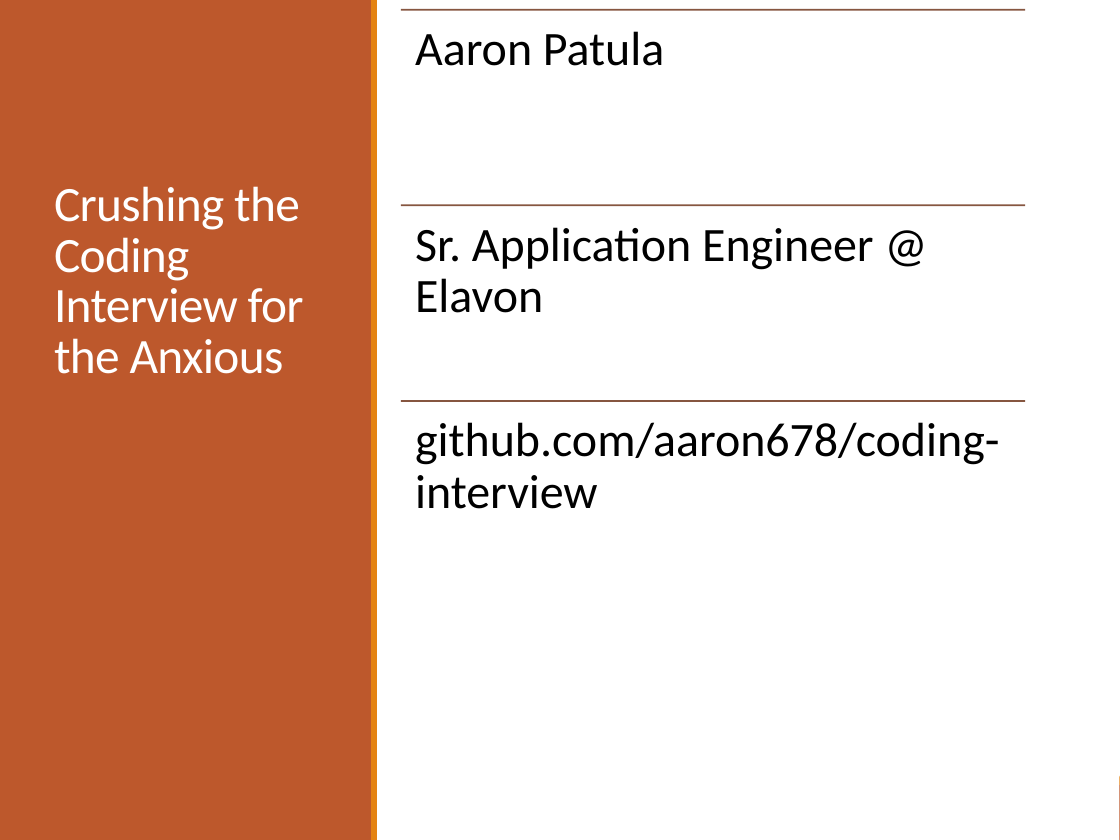
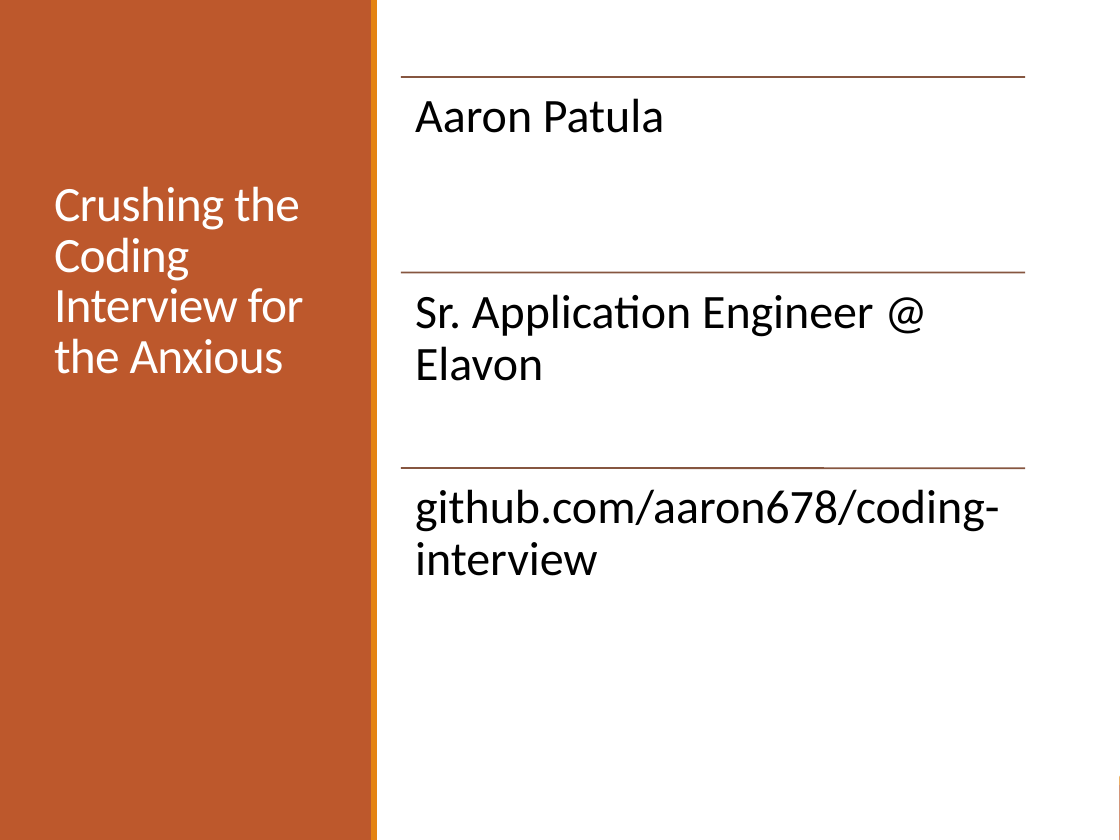
Before and after one commit to aaron678/coding-interview, a slide deck: slide 1 of presentationSlides3.pptx. Drawn at 1120x840 pixels with LibreOffice and Linux fonts; fonts in the diff are those of the drawing. Boxes give left, top, right and bottom in pixels: in the first picture for what was removed or moved away, otherwise in the second. Text is boxed around its words. In the diff, an @@ line names an element or a change of style, - is before the commit and + after.

```diff
--- a/presentationSlides3.pptx
+++ b/presentationSlides3.pptx
@@ 2 texts, 2 lines: place and size @@
-2 texts, 2 lines at <box>400,10,1025,313</box>
+2 texts, 2 lines at <box>400,77,1025,381</box>
@@ text "github.com/aaron678/coding-interview": place and size @@
-text "github.com/aaron678/coding-interview" at <box>415,422,999,509</box>
+text "github.com/aaron678/coding-interview" at <box>415,489,999,576</box>
@@ line moved from (400, 401) - (1025, 401) to (400, 469) - (1025, 469) @@
```
Also in this commit, not shown: 5 other slides changed, 1 slide added.
